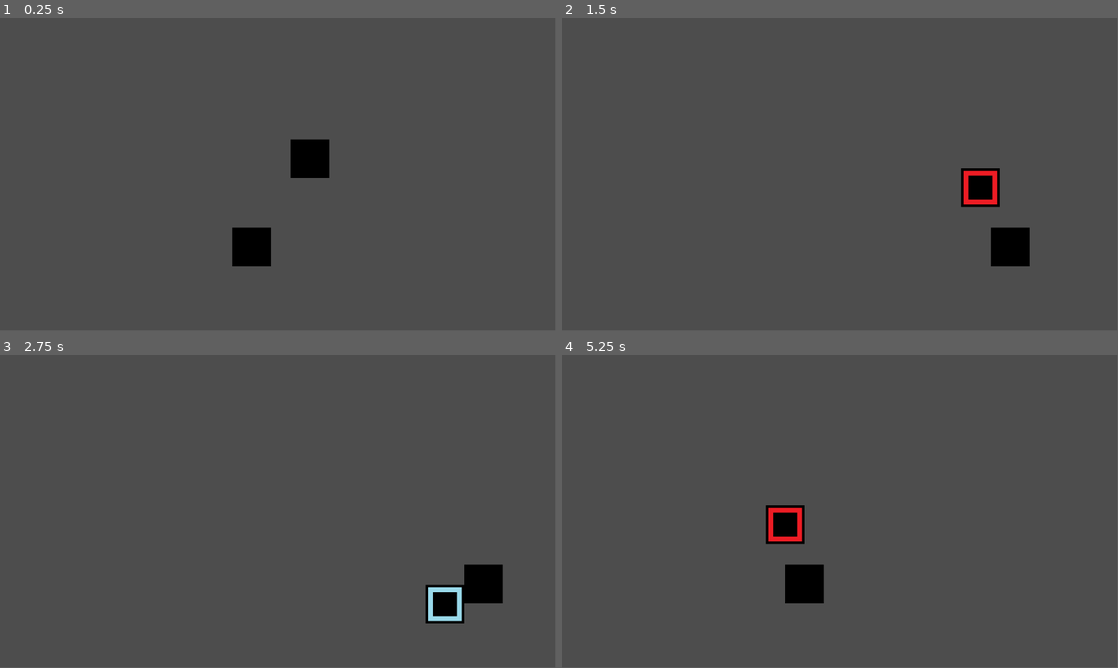
Above: before the commit, frames 1-4 (two rows, left to right).
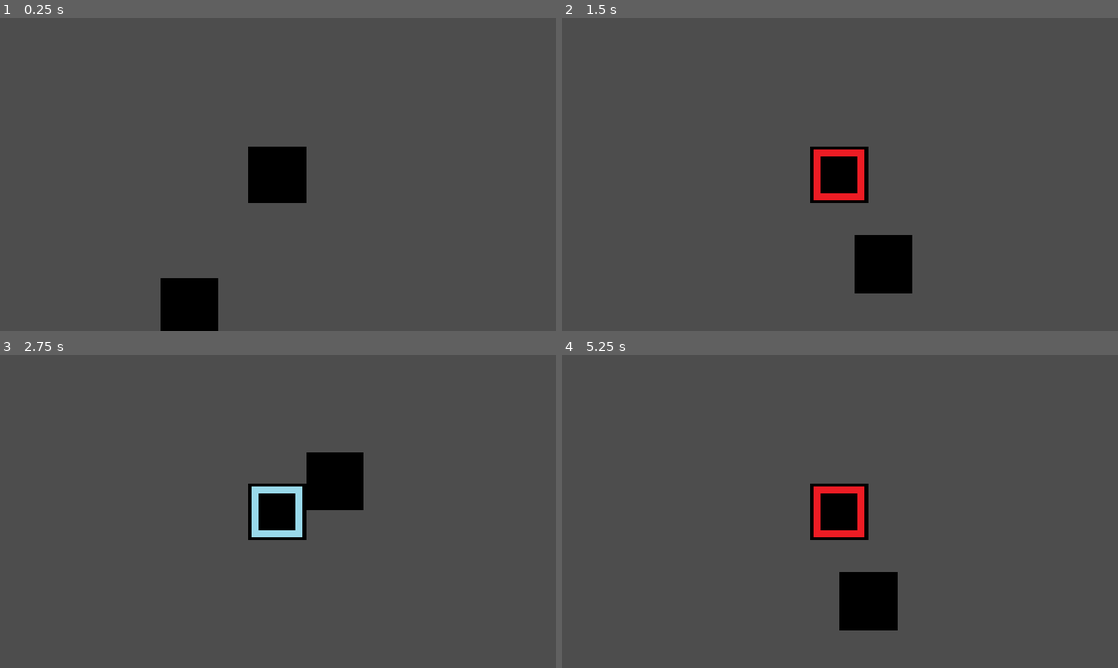
Above: after the commit, the same moments.

Repository: CD1FOX/90-day-beginner-project-challenge
Game: Godot game, scene res://Day 1 - 10/day_6.tscn
Same seed, same stepped clock (60 frames per second), same inputs: the game is played once before the commit and once after it. The project has no main scene, so this scene is started directly.
Inputs:
- Up to frame 1 (0.25 s): no input
- Up to frame 2 (1.5 s): hold Right (ui_right) 0.53-1.28 s; tap Space (shoot) at 0.6, 1.35 s; hold Down (ui_down) from 1.28 s (still down)
- Up to frame 3 (2.75 s): release Down (ui_down) at 2.03 s; hold Right (ui_right) from 2.03 s (still down); tap Space (shoot) at 2.1 s
- Up to frame 4 (5.25 s): tap Enter at 2.75 s; release Right (ui_right) at 2.78 s; hold Up (ui_up) 2.78-3.53 s; tap Space (shoot) every 0.75 s from 2.85 to 5.1 s; hold Left (ui_left) 3.53-5.03 s; hold Down (ui_down) from 5.03 s (still down)
In our replay, the window is 799x449 before the commit and 800x450 after it. These sizes can differ from the game's own. Grey fills any space a smaller window leaves; there, only what the larger window draws over its background counts as a difference.

The runs differ from the first frame. In frame 1, 4.8% of the frame differs, in the area x 28-60%, y 38-100%; in frame 2, 5.6%; in frame 3, 5.5%; in frame 4, 5.6%, in the area x 36-61%, y 41-88%.

Commit message:
Update (Day 14)
feat(day_14): Create a scrolling background for a side■scrolling effect.

Diff:
--- a/Day 1 - 10/day_4.tscn
+++ b/Day 1 - 10/day_4.tscn
@@ -67,3 +67,7 @@
 position = Vector2(643, 292)
 scale = Vector2(5, 5)
 shape = SubResource("RectangleShape2D_glftf")
+
+[node name="Camera2D" type="Camera2D" parent="."]
+position = Vector2(645, 292)
+zoom = Vector2(1.5, 1.5)
--- /dev/null
+++ b/Day 11 - 20/day_14.tscn
@@ -0,0 +1,53 @@
+[gd_scene load_steps=7 format=3 uid="uid://cfe0ow8ece57u"]
+
+[ext_resource type="Texture2D" uid="uid://ddi0d2kdbpd5h" path="res://Day 11 - 20/Assets/Layers/parallax-00.png" id="1_ixntd"]
+[ext_resource type="Texture2D" uid="uid://d2shjq4d2xhvw" path="res://Day 11 - 20/Assets/Layers/parallax-01.png" id="2_ymqk0"]
+[ext_resource type="PackedScene" uid="uid://cjjv2fcoxix5h" path="res://Day 1 - 10/day_4.tscn" id="3_01oxp"]
+[ext_resource type="Texture2D" uid="uid://7dyugvqnphw3" path="res://Day 11 - 20/Assets/Layers/parallax-02.png" id="3_86rbq"]
+[ext_resource type="Texture2D" uid="uid://c3rm2nvxa7l4r" path="res://Day 11 - 20/Assets/Layers/parallax-03.png" id="4_rr3jl"]
+[ext_resource type="Texture2D" uid="uid://dse3ya6qgehno" path="res://Day 11 - 20/Assets/Layers/parallax-04.png" id="5_kgnch"]
+
+[node name="Day14" type="Node2D"]
+
+[node name="Day4" parent="." instance=ExtResource("3_01oxp")]
+position = Vector2(-115, -35)
+
+[node name="ParallaxBackground" type="ParallaxBackground" parent="."]
+
+[node name="FarMountains" type="ParallaxLayer" parent="ParallaxBackground"]
+motion_scale = Vector2(0, 0)
+motion_mirroring = Vector2(1440, 0)
+
+[node name="Sprite2D" type="Sprite2D" parent="ParallaxBackground/FarMountains"]
+texture = ExtResource("1_ixntd")
+centered = false
+
+[node name="FarMountains2" type="ParallaxLayer" parent="ParallaxBackground"]
+motion_mirroring = Vector2(1440, 0)
+
+[node name="Sprite2D" type="Sprite2D" parent="ParallaxBackground/FarMountains2"]
+texture = ExtResource("2_ymqk0")
+centered = false
+
+[node name="FarMountains3" type="ParallaxLayer" parent="ParallaxBackground"]
+motion_mirroring = Vector2(1440, 0)
+
+[node name="Sprite2D" type="Sprite2D" parent="ParallaxBackground/FarMountains3"]
+texture = ExtResource("3_86rbq")
+centered = false
+
+[node name="FarMountains4" type="ParallaxLayer" parent="ParallaxBackground"]
+motion_scale = Vector2(0.2, 1)
+motion_mirroring = Vector2(1440, 0)
+
+[node name="Sprite2D" type="Sprite2D" parent="ParallaxBackground/FarMountains4"]
+texture = ExtResource("4_rr3jl")
+centered = false
+
+[node name="FarMountains5" type="ParallaxLayer" parent="ParallaxBackground"]
+motion_scale = Vector2(0.7, 1)
+motion_mirroring = Vector2(1440, 0)
+
+[node name="Sprite2D" type="Sprite2D" parent="ParallaxBackground/FarMountains5"]
+texture = ExtResource("5_kgnch")
+centered = false
--- a/project.godot
+++ b/project.godot
@@ -18,6 +18,10 @@
 
 Global1="*res://Day 1 - 10/Scripts/Global_day1_TO_day10.gd"
 
+[display]
+
+window/stretch/mode="canvas_items"
+
 [input]
 
 shoot={
Binary file added: Day 11 - 20/Assets/Layers/parallax-00.png
Not shown, added: Day 11 - 20/Assets/Layers/parallax-00.png.import
Binary file added: Day 11 - 20/Assets/Layers/parallax-01.png
Not shown, added: Day 11 - 20/Assets/Layers/parallax-01.png.import
Binary file added: Day 11 - 20/Assets/Layers/parallax-02.png
Not shown, added: Day 11 - 20/Assets/Layers/parallax-02.png.import
Binary file added: Day 11 - 20/Assets/Layers/parallax-03.png
Not shown, added: Day 11 - 20/Assets/Layers/parallax-03.png.import
Binary file added: Day 11 - 20/Assets/Layers/parallax-04.png
Not shown, added: Day 11 - 20/Assets/Layers/parallax-04.png.import
